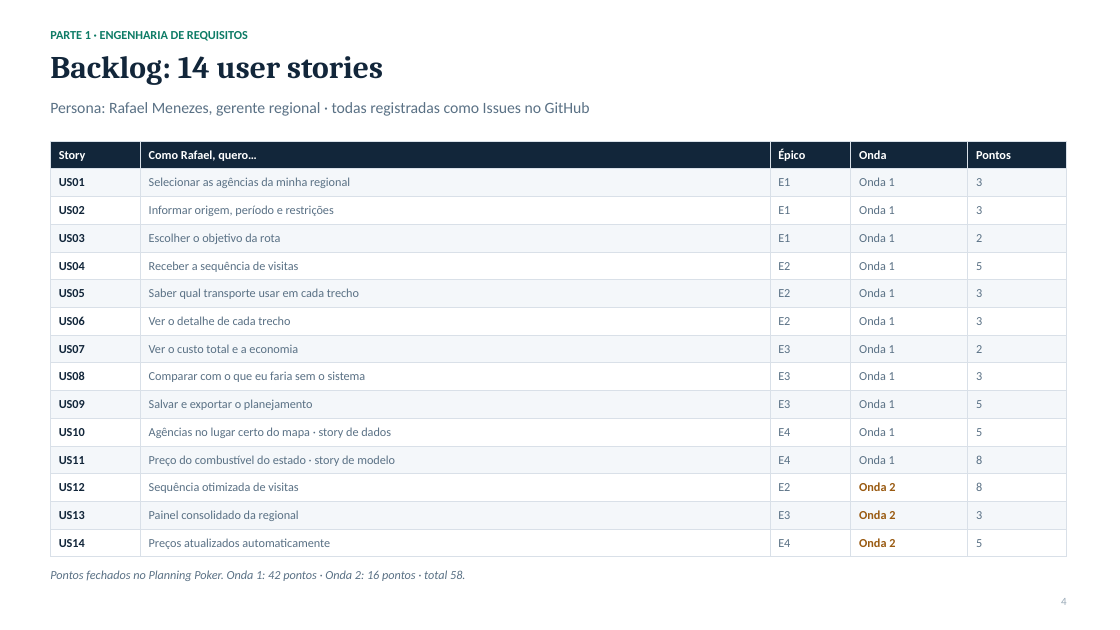
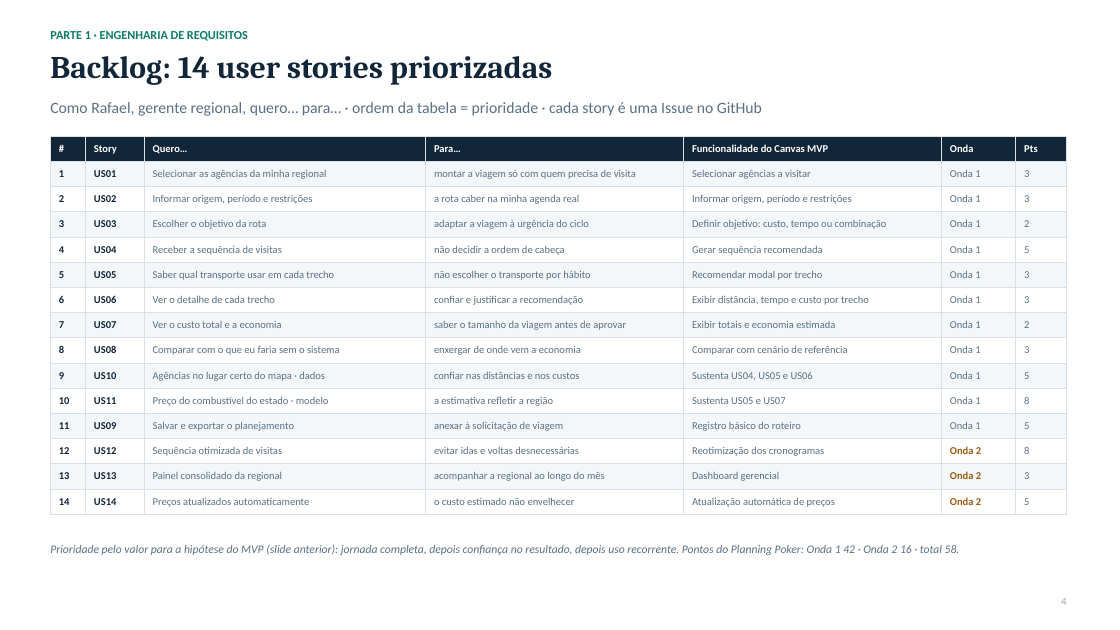
Before and after one commit to davi-cassiano/Projeto-Varela, a slide deck: slide 4 of docs/apresentacao-checkpoint-4-6.pptx. Drawn at 1120x630 pixels with LibreOffice and Linux fonts; fonts in the diff are those of the drawing. Boxes give left, top, right and bottom in pixels: in the first picture for what was removed or moved away, otherwise in the second. Text is boxed around its words. In the diff, an @@ line names an element or a change of style, - is before the commit and + after.

```diff
--- a/docs/apresentacao-checkpoint-4-6.pptx
+++ b/docs/apresentacao-checkpoint-4-6.pptx
@@ text at bbox=[50, 56, 552, 85]: text changed @@
-Backlog: 14 user stories
+Backlog: 14 user stories priorizadas
@@ text at bbox=[50, 102, 762, 116]: text changed @@
-Persona: Rafael Menezes, gerente regional · todas registradas como Issues no GitHub
+Como Rafael, gerente regional, quero… para… · ordem da tabela = prioridade · cada story é uma Issue no GitHub
@@ table at bbox=[50, 136, 1066, 511] @@
-column 1: Story | US01 | US02 | US03 | US04 | US05 | US06 | US07 | US08 | US09 | US10 | US11 | US12 | US13 | US14
-column 2: Como Rafael, quero… | Selecionar as agências da minha regional | Informar origem, período e restrições | Escolher o objetivo da rota | Receber a sequência de visitas | Saber qual transporte usar em cada trecho | Ver o detalhe de cada trecho | Ver o custo total e a economia | Comparar com o que eu faria sem o sistema | Salvar e exportar o planejamento | Agências no lugar certo do mapa · story de dados | Preço do combustível do estado · story de modelo | Sequência otimizada de visitas | Painel consolidado da regional | Preços atualizados automaticamente
-column 3: Épico | E1 | E1 | E1 | E2 | E2 | E2 | E3 | E3 | E3 | E4 | E4 | E2 | E3 | E4
+column 1: # | 1 | 2 | 3 | 4 | 5 | 6 | 7 | 8 | 9 | 10 | 11 | 12 | 13 | 14
+column 2: Story | US01 | US02 | US03 | US04 | US05 | US06 | US07 | US08 | US10 | US11 | US09 | US12 | US13 | US14
+column 3: Quero… | Selecionar as agências da minha regional | Informar origem, período e restrições | Escolher o objetivo da rota | Receber a sequência de visitas | Saber qual transporte usar em cada trecho | Ver o detalhe de cada trecho | Ver o custo total e a economia | Comparar com o que eu faria sem o sistema | Agências no lugar certo do mapa · dados | Preço do combustível do estado · modelo | Salvar e exportar o planejamento | Sequência otimizada de visitas | Painel consolidado da regional | Preços atualizados automaticamente
+column 4: Para… | montar a viagem só com quem precisa de visita | a rota caber na minha agenda real | adaptar a viagem à urgência do ciclo | não decidir a ordem de cabeça | não escolher o transporte por hábito | confiar e justificar a recomendação | saber o tamanho da viagem antes de aprovar | enxergar de onde vem a economia | confiar nas distâncias e nos custos | a estimativa refletir a região | anexar à solicitação de viagem | evitar idas e voltas desnecessárias | acompanhar a regional ao longo do mês | o custo estimado não envelhecer
+column 5: Funcionalidade do Canvas MVP | Selecionar agências a visitar | Informar origem, período e restrições | Definir objetivo: custo, tempo ou combinação | Gerar sequência recomendada | Recomendar modal por trecho | Exibir distância, tempo e custo por trecho | Exibir totais e economia estimada | Comparar com cenário de referência | Sustenta US04, US05 e US06 | Sustenta US05 e US07 | Registro básico do roteiro | Reotimização dos cronogramas | Dashboard gerencial | Atualização automática de preços
-column 5: Pontos | 3 | 3 | 2 | 5 | 3 | 3 | 2 | 3 | 5 | 5 | 8 | 8 | 3 | 5
+column 7: Pts | 3 | 3 | 2 | 5 | 3 | 3 | 2 | 3 | 5 | 8 | 5 | 8 | 3 | 5
@@ table: place and size @@
-table at bbox=[50, 141, 1067, 553]
+table at bbox=[50, 136, 1066, 511]
@@ text at bbox=[50, 544, 960, 555]: text changed; size 10.5 to 10 pt @@
-Pontos fechados no Planning Poker. Onda 1: 42 pontos · Onda 2: 16 pontos · total 58.
+Prioridade pelo valor para a hipótese do MVP (slide anterior): jornada completa, depois confiança no resultado, depois uso recorrente. Pontos do Planning Poker: Onda 1 42 · Onda 2 16 · total 58.
```
Also in this commit, not shown: 7 other slides changed.
